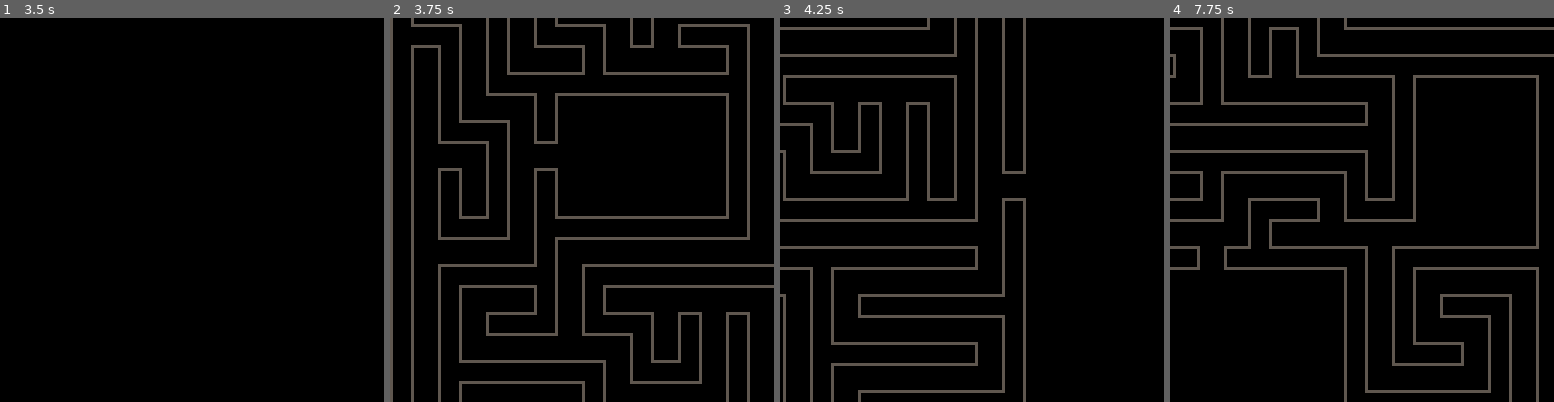
Above: before the commit, frames 1-4 (left to right).
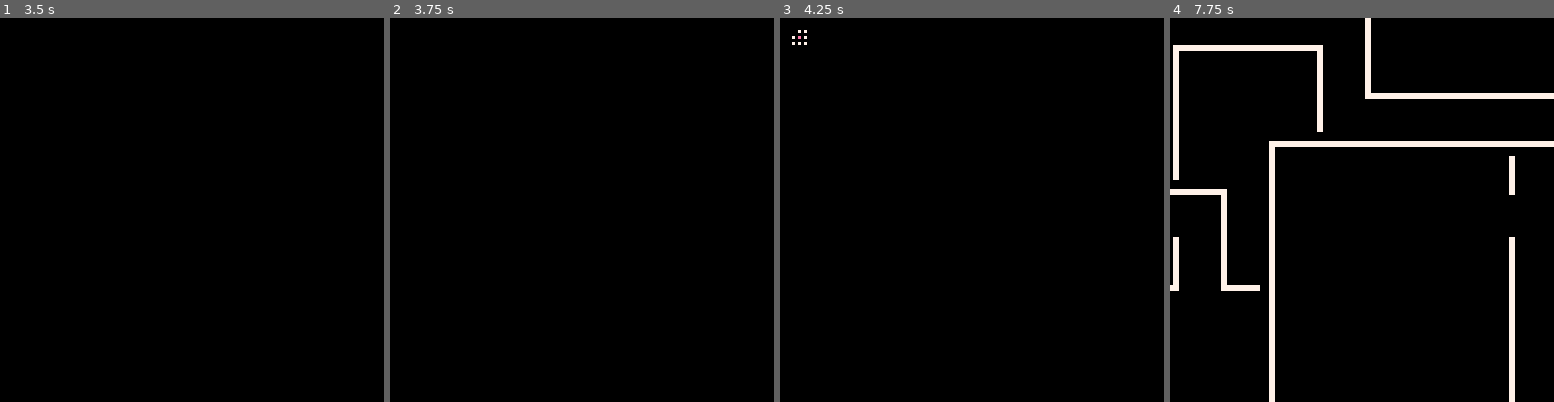
Above: after the commit, the same moments.

Repository: theRenard/PICO-8-Dungeon-Generator
Game: PICO-8 cartridge dungeon-generator.p8
Two runs of this game, one before a commit and one after it. Both use one fixed random seed, a clock stepped at 60 frames per second and the inputs below.
Inputs:
- Up to frame 1 (3.5 s): hold Right 1.6-2.1 s; hold Up 2.15-2.42 s; hold Right 2.47-3.03 s; hold Left from 3.08 s (still down)
- Up to frame 2 (3.75 s): release Left at 3.58 s; hold Down from 3.63 s (still down)
- Up to frame 3 (4.25 s): release Down at 3.97 s; hold Right from 4.02 s (still down)
- Up to frame 4 (7.75 s): release Right at 4.68 s; hold Up 4.73-5.03 s; hold Left 5.08-5.68 s; hold Down 5.73-6.03 s; hold Right 6.08-6.58 s; hold Right 6.63-7.13 s; hold Up 7.18-7.45 s; hold Right from 7.5 s (still down)

Frame 1 is identical in both runs. In frame 2, 11% of the frame differs, in the area x 0-100%, y 0-100%; in frame 3, 8.5%; in frame 4, 15%.

Commit message:
Refactor dungeon generation logic and update tileset rules for improved maze creation

Diff:
--- a/lua/generator.lua
+++ b/lua/generator.lua
@@ -9,10 +9,10 @@
 -- Constants
 local drawStep = false
 local method = 3 -- chose_random = 1, chose_oldest = 2, chose_newest = 3
-local dungeonWidth = 126
-local dungeonHeight = 126
+local dungeonWidth = 126  -- consider extra space for external walls
+local dungeonHeight = 126 -- consider extra space for external walls
 local numRoomTries = 1000 -- number of rooms to try, the greater the number, the more rooms
-local roomExtraSize = 20
+local roomExtraSize = 8
 local extraConnectorChance = 40
 local exits = 2
 
@@ -375,7 +375,7 @@
                         sprite = sprite[flr(rnd(#sprite)) + 1]
                     end
                     if band(bitmask, rulemask) == rulemask then
-                        pq(sprite)
+                        sprite = sprite + 5
                         mset(x, y, sprite)
                     end
                 end
@@ -427,7 +427,7 @@
     addRooms()
     growMazes()
     connectRegions()
-    -- removeDeadEnds()
+    removeDeadEnds()
     createWalls()
     autoTile()
 end
--- a/lua/tileset.lua
+++ b/lua/tileset.lua
@@ -1,22 +1,22 @@
 rules = {
   { 0b00000000, 1 },
 
-  { 0b01000000, 2 },
-  { 0b00010000, 3},
-  { 0b00001000, 4 },
-  { 0b00000010, 5 },
+  { 0b01000000, 49 },
+  { 0b00010000, 4 },
+  { 0b00001000, 2 },
+  { 0b00000010, 17 },
 
-  { 0b01010000, 6 },
-  { 0b01001000, 7 },
-  { 0b01000010, 8},
-  { 0b00011000, 9 },
-  { 0b00010010, 10 },
-  { 0b00001010, 11},
+  { 0b01010000, 52 },
+  { 0b01001000, 50 },
+  { 0b01000010, 33 },
+  { 0b00011000, 3 },
+  { 0b00010010, 20 },
+  { 0b00001010, 18 },
 
-  { 0b01011000, 12 },
-  { 0b01010010, 13 },
-  { 0b01001010, 14 },
-  { 0b00011010, 15 },
+  { 0b01011000, 51 },
+  { 0b01010010, 36 },
+  { 0b01001010, 34 },
+  { 0b00011010, 19 },
 
   { 0b01011010, 16 }
 }
Not shown, changed: 32 lines of the sprite sheet (__gfx__) section of dungeon-generator.p8
